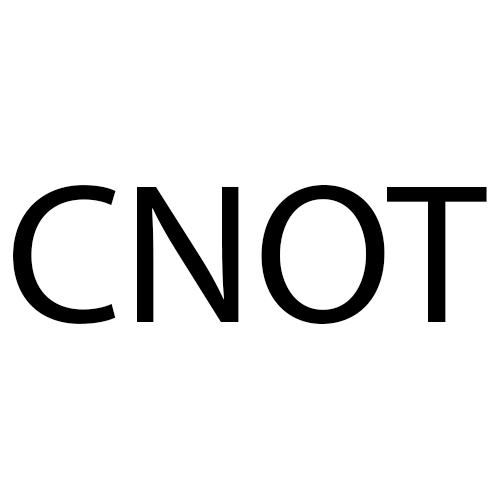
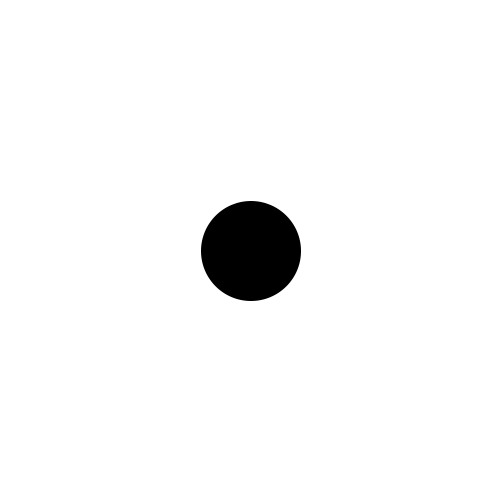
Layer changes from the first w=500, h=500 image to the second:
added layer "Ellipse 1" over [201, 201, 301, 301]
renamed "CNOT" to (unnamed layer), painted on it over [13, 185, 487, 324]
